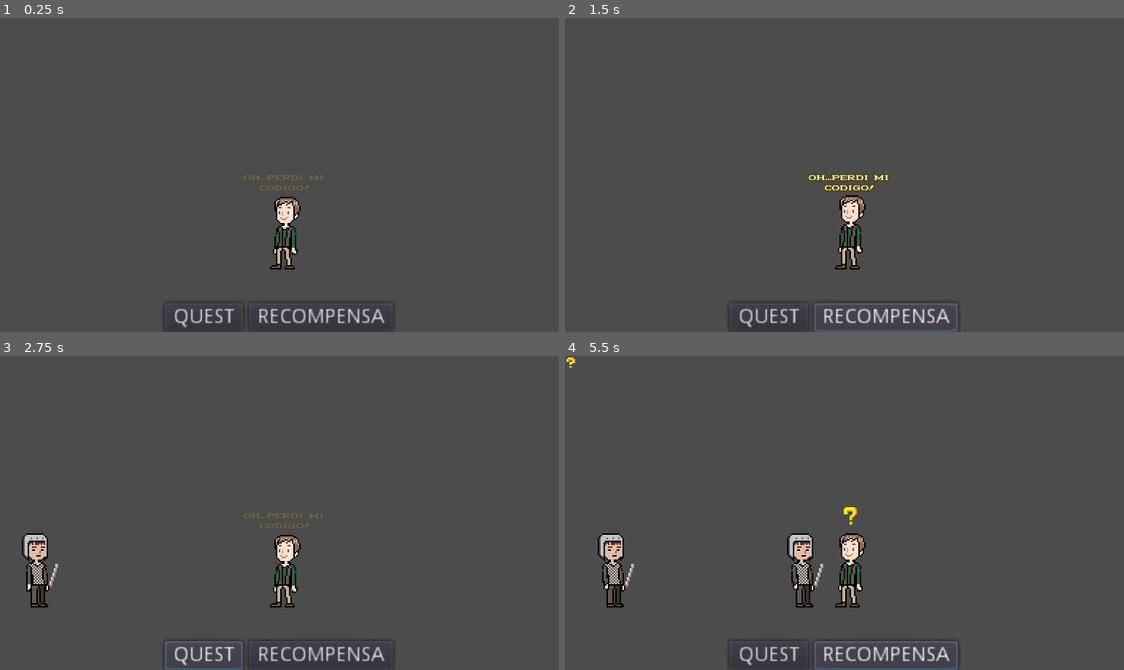
Above: before the commit, frames 1-4 (two rows, left to right).
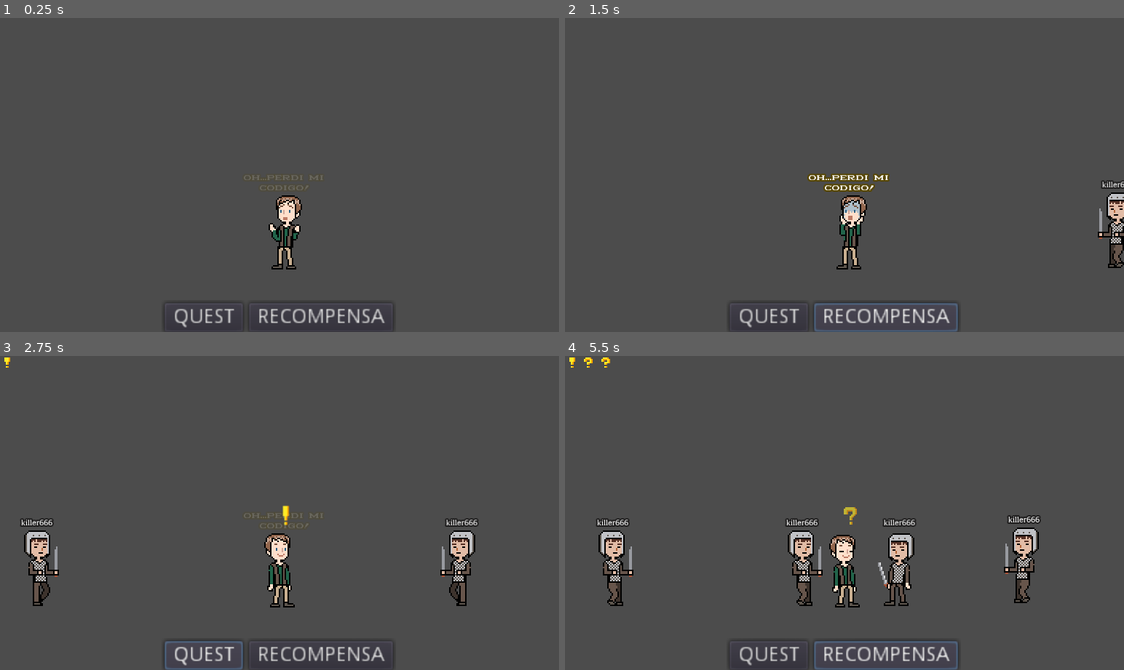
Above: after the commit, the same moments.

Repository: my-old-games/brokennpc
Game: Godot game, scene res://scenes/level/level0.tscn
The game is run twice, just before and just after one commit, with the same random seed, the same clock (stepped at 60 frames per second) and the same inputs. The project has no main scene, so this scene is started directly.
Inputs:
- Up to frame 1 (0.25 s): no input
- Up to frame 2 (1.5 s): click "QUEST" at 0.5 s; click "RECOMPENSA" at 1.25 s
- Up to frame 3 (2.75 s): click "QUEST" at 2 s
- Up to frame 4 (5.5 s): click "RECOMPENSA" at 2.75 s; click "QUEST" at 3.5 s; click "RECOMPENSA" at 4.25 s

The runs differ from the first frame. In frame 1, 0.6% of the frame differs, in the area x 48-55%, y 56-81%; in frame 2, 1.4%; in frame 3, 2.8%; in frame 4, 4.5%, in the area x 0-86%, y 0-81%.

Commit message:
“BROKEN NPC” - COMMIT 4 +  Version final arte NPC Common (Alejandra) +  Animaciones NPC Common: CRY, PANIC, EXPLAIN, DEFEAT, VICTORY +  Orientaciòn de NPC ante entrada en AREA +  Animación ante manejo de estado (set_status_animation(status)) +  Comportamiento al finalizar la animación +  Cola de efecto para iconos de estado +  Versión final arte PLAYER Common (Alejandra) +  Nombre de Jugador Export

Diff:
--- a/Project/scenes/level/level0.tscn
+++ b/Project/scenes/level/level0.tscn
@@ -28,6 +28,22 @@
 position = Vector2( -241.974, 158.273 )
 my_speed = Vector2( 50, 0 )
 
+[node name="playerCommon3" parent="." instance=ExtResource( 2 )]
+position = Vector2( -340.678, 158.273 )
+my_speed = Vector2( 50, 0 )
+
+[node name="playerCommon4" parent="." instance=ExtResource( 2 )]
+position = Vector2( 590.471, 149.949 )
+my_status = 1
+my_direcction = 0
+my_speed = Vector2( 50, 0 )
+
+[node name="playerCommon5" parent="." instance=ExtResource( 2 )]
+position = Vector2( 454.901, 152.327 )
+my_direcction = 0
+my_speed = Vector2( 50, 0 )
+my_name = "killer66"
+
 [node name="HUD" parent="." instance=ExtResource( 3 )]
 [connection signal="add_notification" from="npcCommon" to="HUD" method="_on_npc_add_notification"]
 [connection signal="delete_notification" from="npcCommon" to="HUD" method="_on_npc_delete_notification"]
--- a/Project/scenes/npc/npcCommon.tscn
+++ b/Project/scenes/npc/npcCommon.tscn
@@ -1,72 +1,225 @@
-[gd_scene load_steps=24 format=2]
-
-[ext_resource path="res://assets/npc/img/npcCommonVersion1.png" type="Texture" id=1]
+[gd_scene load_steps=56 format=2]
+
 [ext_resource path="res://scripts/npcManager.gd" type="Script" id=2]
+[ext_resource path="res://assets/npc/img/npcCommon.png" type="Texture" id=3]
 [ext_resource path="res://assets/gui/font/marietta-seven.ttf" type="DynamicFontData" id=5]
 
-[sub_resource type="AtlasTexture" id=1]
-atlas = ExtResource( 1 )
-region = Rect2( 128, 0, 32, 64 )
-
-[sub_resource type="AtlasTexture" id=2]
-atlas = ExtResource( 1 )
-region = Rect2( 160, 0, 32, 64 )
-
-[sub_resource type="AtlasTexture" id=3]
-atlas = ExtResource( 1 )
-region = Rect2( 192, 0, 32, 64 )
-
-[sub_resource type="AtlasTexture" id=4]
-atlas = ExtResource( 1 )
-region = Rect2( 224, 0, 32, 64 )
-
-[sub_resource type="AtlasTexture" id=5]
-atlas = ExtResource( 1 )
+[sub_resource type="AtlasTexture" id=33]
+atlas = ExtResource( 3 )
+region = Rect2( 0, 192, 32, 64 )
+
+[sub_resource type="AtlasTexture" id=34]
+atlas = ExtResource( 3 )
+region = Rect2( 32, 192, 32, 64 )
+
+[sub_resource type="AtlasTexture" id=35]
+atlas = ExtResource( 3 )
+region = Rect2( 64, 192, 32, 64 )
+
+[sub_resource type="AtlasTexture" id=36]
+atlas = ExtResource( 3 )
+region = Rect2( 96, 192, 32, 64 )
+
+[sub_resource type="AtlasTexture" id=37]
+atlas = ExtResource( 3 )
+region = Rect2( 64, 192, 32, 64 )
+
+[sub_resource type="AtlasTexture" id=38]
+atlas = ExtResource( 3 )
+region = Rect2( 96, 192, 32, 64 )
+
+[sub_resource type="AtlasTexture" id=39]
+atlas = ExtResource( 3 )
+region = Rect2( 64, 192, 32, 64 )
+
+[sub_resource type="AtlasTexture" id=40]
+atlas = ExtResource( 3 )
+region = Rect2( 96, 192, 32, 64 )
+
+[sub_resource type="AtlasTexture" id=47]
+atlas = ExtResource( 3 )
+region = Rect2( 0, 320, 32, 64 )
+
+[sub_resource type="AtlasTexture" id=48]
+atlas = ExtResource( 3 )
+region = Rect2( 32, 320, 32, 64 )
+
+[sub_resource type="AtlasTexture" id=49]
+atlas = ExtResource( 3 )
+region = Rect2( 64, 320, 32, 64 )
+
+[sub_resource type="AtlasTexture" id=50]
+atlas = ExtResource( 3 )
+region = Rect2( 96, 320, 32, 64 )
+
+[sub_resource type="AtlasTexture" id=51]
+atlas = ExtResource( 3 )
+region = Rect2( 64, 320, 32, 64 )
+
+[sub_resource type="AtlasTexture" id=52]
+atlas = ExtResource( 3 )
+region = Rect2( 96, 320, 32, 64 )
+
+[sub_resource type="AtlasTexture" id=62]
+atlas = ExtResource( 3 )
+region = Rect2( 0, 448, 32, 64 )
+
+[sub_resource type="AtlasTexture" id=63]
+atlas = ExtResource( 3 )
+region = Rect2( 32, 448, 32, 64 )
+
+[sub_resource type="AtlasTexture" id=64]
+atlas = ExtResource( 3 )
+region = Rect2( 64, 448, 32, 64 )
+
+[sub_resource type="AtlasTexture" id=65]
+atlas = ExtResource( 3 )
+region = Rect2( 96, 448, 32, 64 )
+
+[sub_resource type="AtlasTexture" id=25]
+atlas = ExtResource( 3 )
+region = Rect2( 0, 64, 32, 64 )
+
+[sub_resource type="AtlasTexture" id=26]
+atlas = ExtResource( 3 )
+region = Rect2( 32, 64, 32, 64 )
+
+[sub_resource type="AtlasTexture" id=27]
+atlas = ExtResource( 3 )
+region = Rect2( 64, 64, 32, 64 )
+
+[sub_resource type="AtlasTexture" id=28]
+atlas = ExtResource( 3 )
+region = Rect2( 96, 64, 32, 64 )
+
+[sub_resource type="AtlasTexture" id=29]
+atlas = ExtResource( 3 )
+region = Rect2( 0, 128, 32, 64 )
+
+[sub_resource type="AtlasTexture" id=30]
+atlas = ExtResource( 3 )
+region = Rect2( 32, 128, 32, 64 )
+
+[sub_resource type="AtlasTexture" id=31]
+atlas = ExtResource( 3 )
+region = Rect2( 64, 128, 32, 64 )
+
+[sub_resource type="AtlasTexture" id=32]
+atlas = ExtResource( 3 )
+region = Rect2( 96, 128, 32, 64 )
+
+[sub_resource type="AtlasTexture" id=53]
+atlas = ExtResource( 3 )
+region = Rect2( 0, 384, 32, 64 )
+
+[sub_resource type="AtlasTexture" id=54]
+atlas = ExtResource( 3 )
+region = Rect2( 32, 384, 32, 64 )
+
+[sub_resource type="AtlasTexture" id=55]
+atlas = ExtResource( 3 )
+region = Rect2( 64, 384, 32, 64 )
+
+[sub_resource type="AtlasTexture" id=56]
+atlas = ExtResource( 3 )
+region = Rect2( 96, 384, 32, 64 )
+
+[sub_resource type="AtlasTexture" id=57]
+atlas = ExtResource( 3 )
+region = Rect2( 64, 384, 32, 64 )
+
+[sub_resource type="AtlasTexture" id=58]
+atlas = ExtResource( 3 )
+region = Rect2( 96, 384, 32, 64 )
+
+[sub_resource type="AtlasTexture" id=60]
+atlas = ExtResource( 3 )
+region = Rect2( 64, 384, 32, 64 )
+
+[sub_resource type="AtlasTexture" id=61]
+atlas = ExtResource( 3 )
+region = Rect2( 96, 384, 32, 64 )
+
+[sub_resource type="AtlasTexture" id=41]
+atlas = ExtResource( 3 )
+region = Rect2( 0, 256, 32, 64 )
+
+[sub_resource type="AtlasTexture" id=42]
+atlas = ExtResource( 3 )
+region = Rect2( 32, 256, 32, 64 )
+
+[sub_resource type="AtlasTexture" id=43]
+atlas = ExtResource( 3 )
+region = Rect2( 64, 256, 32, 64 )
+
+[sub_resource type="AtlasTexture" id=44]
+atlas = ExtResource( 3 )
+region = Rect2( 96, 256, 32, 64 )
+
+[sub_resource type="AtlasTexture" id=45]
+atlas = ExtResource( 3 )
+region = Rect2( 64, 256, 32, 64 )
+
+[sub_resource type="AtlasTexture" id=46]
+atlas = ExtResource( 3 )
+region = Rect2( 96, 256, 32, 64 )
+
+[sub_resource type="AtlasTexture" id=21]
+atlas = ExtResource( 3 )
 region = Rect2( 0, 0, 32, 64 )
 
-[sub_resource type="AtlasTexture" id=6]
-atlas = ExtResource( 1 )
+[sub_resource type="AtlasTexture" id=22]
+atlas = ExtResource( 3 )
 region = Rect2( 32, 0, 32, 64 )
 
-[sub_resource type="AtlasTexture" id=7]
-atlas = ExtResource( 1 )
+[sub_resource type="AtlasTexture" id=23]
+atlas = ExtResource( 3 )
 region = Rect2( 64, 0, 32, 64 )
 
-[sub_resource type="AtlasTexture" id=8]
-atlas = ExtResource( 1 )
+[sub_resource type="AtlasTexture" id=24]
+atlas = ExtResource( 3 )
 region = Rect2( 96, 0, 32, 64 )
-
-[sub_resource type="AtlasTexture" id=9]
-atlas = ExtResource( 1 )
-region = Rect2( 0, 64, 32, 64 )
-
-[sub_resource type="AtlasTexture" id=10]
-atlas = ExtResource( 1 )
-region = Rect2( 32, 64, 32, 64 )
-
-[sub_resource type="AtlasTexture" id=11]
-atlas = ExtResource( 1 )
-region = Rect2( 64, 64, 32, 64 )
-
-[sub_resource type="AtlasTexture" id=12]
-atlas = ExtResource( 1 )
-region = Rect2( 96, 64, 32, 64 )
 
 [sub_resource type="SpriteFrames" id=13]
 animations = [ {
-"frames": [ SubResource( 1 ), SubResource( 2 ), SubResource( 3 ), SubResource( 4 ) ],
-"loop": true,
-"name": "GIVE_QUEST",
-"speed": 5.0
-}, {
-"frames": [ SubResource( 5 ), SubResource( 6 ), SubResource( 7 ), SubResource( 8 ) ],
+"frames": [ SubResource( 33 ), SubResource( 34 ), SubResource( 35 ), SubResource( 36 ), SubResource( 37 ), SubResource( 38 ), SubResource( 39 ), SubResource( 40 ) ],
+"loop": false,
+"name": "CRY",
+"speed": 5.0
+}, {
+"frames": [ SubResource( 47 ), SubResource( 48 ), SubResource( 49 ), SubResource( 50 ), SubResource( 51 ), SubResource( 52 ) ],
+"loop": false,
+"name": "EXPLAIN",
+"speed": 5.0
+}, {
+"frames": [ SubResource( 62 ), SubResource( 63 ), SubResource( 64 ), SubResource( 65 ) ],
+"loop": false,
+"name": "DEFEAT",
+"speed": 5.0
+}, {
+"frames": [ SubResource( 25 ), SubResource( 26 ), SubResource( 27 ), SubResource( 28 ) ],
+"loop": false,
+"name": "QUEST",
+"speed": 5.0
+}, {
+"frames": [ SubResource( 29 ), SubResource( 30 ), SubResource( 31 ), SubResource( 32 ) ],
+"loop": false,
+"name": "REWARD",
+"speed": 5.0
+}, {
+"frames": [ SubResource( 53 ), SubResource( 54 ), SubResource( 55 ), SubResource( 56 ), SubResource( 57 ), SubResource( 58 ), SubResource( 60 ), SubResource( 61 ) ],
+"loop": false,
+"name": "VICTORY",
+"speed": 5.0
+}, {
+"frames": [ SubResource( 41 ), SubResource( 42 ), SubResource( 43 ), SubResource( 44 ), SubResource( 45 ), SubResource( 46 ) ],
+"loop": false,
+"name": "PANIC",
+"speed": 5.0
+}, {
+"frames": [ SubResource( 21 ), SubResource( 22 ), SubResource( 23 ), SubResource( 24 ) ],
 "loop": true,
 "name": "IDLE",
-"speed": 5.0
-}, {
-"frames": [ SubResource( 9 ), SubResource( 10 ), SubResource( 11 ), SubResource( 12 ) ],
-"loop": true,
-"name": "GIVE_REWARD",
 "speed": 5.0
 } ]
 
@@ -119,8 +272,7 @@
 "values": [ Color( 1, 1, 1, 1 ), Color( 1, 1, 1, 0 ) ]
 }
 
-[sub_resource type="Animation" id=19]
-resource_name = "STATUS_SHOW"
+[sub_resource type="Animation" id=20]
 length = 1.5
 tracks/0/type = "value"
 tracks/0/path = NodePath("statusIcon:modulate")
@@ -142,7 +294,8 @@
 [node name="animatedSprite" type="AnimatedSprite" parent="."]
 position = Vector2( -0.803032, -11.3071 )
 frames = SubResource( 13 )
-animation = "IDLE"
+animation = "DEFEAT"
+frame = 3
 playing = true
 
 [node name="collisionShape2D" type="CollisionShape2D" parent="."]
@@ -189,7 +342,8 @@
 
 [node name="effectPlayer" type="AnimationPlayer" parent="."]
 anims/BLINK_DIALOG = SubResource( 18 )
-anims/STATUS_HIDE = SubResource( 20 )
-anims/STATUS_SHOW = SubResource( 19 )
+anims/STATUS_HIDE = SubResource( 19 )
+anims/STATUS_SHOW = SubResource( 20 )
+[connection signal="animation_finished" from="animatedSprite" to="." method="_on_animatedSprite_animation_finished"]
 [connection signal="body_entered" from="area2DVision" to="." method="_on_area2DVision_body_entered"]
 [connection signal="body_entered" from="area2DInteraction" to="." method="_on_area2DInteraction_body_entered"]
--- a/Project/scenes/player/playerCommon.tscn
+++ b/Project/scenes/player/playerCommon.tscn
@@ -1,38 +1,39 @@
-[gd_scene load_steps=13 format=2]
+[gd_scene load_steps=15 format=2]
 
+[ext_resource path="res://assets/player/playerCommon.png" type="Texture" id=1]
 [ext_resource path="res://scripts/playerManager.gd" type="Script" id=2]
-[ext_resource path="res://assets/player/playerCommonVersion1.png" type="Texture" id=3]
+[ext_resource path="res://assets/gui/font/damase_v.2.ttf" type="DynamicFontData" id=3]
 
 [sub_resource type="AtlasTexture" id=1]
-atlas = ExtResource( 3 )
+atlas = ExtResource( 1 )
 region = Rect2( 0, 0, 32, 64 )
 
 [sub_resource type="AtlasTexture" id=2]
-atlas = ExtResource( 3 )
+atlas = ExtResource( 1 )
 region = Rect2( 32, 0, 32, 64 )
 
 [sub_resource type="AtlasTexture" id=3]
-atlas = ExtResource( 3 )
+atlas = ExtResource( 1 )
 region = Rect2( 64, 0, 32, 64 )
 
 [sub_resource type="AtlasTexture" id=4]
-atlas = ExtResource( 3 )
+atlas = ExtResource( 1 )
 region = Rect2( 96, 0, 32, 64 )
 
 [sub_resource type="AtlasTexture" id=5]
-atlas = ExtResource( 3 )
+atlas = ExtResource( 1 )
 region = Rect2( 0, 64, 32, 64 )
 
 [sub_resource type="AtlasTexture" id=6]
-atlas = ExtResource( 3 )
+atlas = ExtResource( 1 )
 region = Rect2( 32, 64, 32, 64 )
 
 [sub_resource type="AtlasTexture" id=7]
-atlas = ExtResource( 3 )
+atlas = ExtResource( 1 )
 region = Rect2( 64, 64, 32, 64 )
 
 [sub_resource type="AtlasTexture" id=8]
-atlas = ExtResource( 3 )
+atlas = ExtResource( 1 )
 region = Rect2( 96, 64, 32, 64 )
 
 [sub_resource type="SpriteFrames" id=9]
@@ -52,18 +53,39 @@
 radius = 9.70898
 height = 22.2098
 
+[sub_resource type="DynamicFont" id=11]
+size = 6
+outline_size = 1
+outline_color = Color( 0.117647, 0.113725, 0.113725, 1 )
+use_filter = true
+font_data = ExtResource( 3 )
+
 [node name="playerCommon" type="KinematicBody2D"]
 collision_layer = 2
 script = ExtResource( 2 )
 my_direcction = 1
 my_speed = Vector2( 100, 0 )
+my_name = "killer666"
 
 [node name="animatedSprite" type="AnimatedSprite" parent="."]
-position = Vector2( 2.49551, -11.1227 )
+position = Vector2( 3, -12 )
 frames = SubResource( 9 )
 animation = "WALK"
-frame = 3
 playing = true
 
 [node name="collisionShape2D" type="CollisionShape2D" parent="."]
 shape = SubResource( 10 )
+
+[node name="name" type="Label" parent="."]
+margin_left = -20.4472
+margin_top = -43.8314
+margin_right = 19.5528
+margin_bottom = -29.8314
+custom_fonts/font = SubResource( 11 )
+text = "killer666"
+align = 1
+valign = 1
+autowrap = true
+__meta__ = {
+"_edit_use_anchors_": false
+}
--- a/Project/scripts/npcManager.gd
+++ b/Project/scripts/npcManager.gd
@@ -10,18 +10,18 @@
 
 func _ready():
 	$labelStateFix.text = "Oh...perdi mi codigo!"
-	$effectPlayer.play("BLINK_DIALOG")
+	$animatedSprite.play("PANIC")
+	$effectPlayer.queue("BLINK_DIALOG")
 
 func _on_area2DVision_body_entered(body):
+	$animatedSprite.flip_h = body.get_flip()
 	if   body.is_in_group(DATA.get_key_status(0)):
-		$effectPlayer.play("STATUS_HIDE")
-		$statusIcon.texture = load(ICON_ROUTE % str(0))
-		$effectPlayer.play("STATUS_SHOW")
+		set_icon_status(0)
+		$animatedSprite.play("IDLE")
 		emit_signal("add_notification", 0)
 	elif body.is_in_group(DATA.get_key_status(1)):
-		$effectPlayer.play("STATUS_HIDE")
-		$statusIcon.texture = load(ICON_ROUTE % str(1))
-		$effectPlayer.play("STATUS_SHOW")
+		set_icon_status(1)
+		$animatedSprite.play("IDLE")
 		emit_signal("add_notification", 1)
 	else:
 		pass
@@ -36,5 +36,29 @@
 		var key_status = DATA.get_key_status(status)
 		if request_player.front().is_in_group(key_status):
 			var player = request_player.pop_front()
+			set_status_animation(status)
 			player.set_status(false)
 			emit_signal("delete_notification")
+
+func set_status_animation(status):
+	match status:
+		0:
+			$animatedSprite.play("QUEST")
+		1:
+			$animatedSprite.play("REWARD")
+
+func set_icon_status(status):
+	$effectPlayer.queue("STATUS_HIDE")
+	$statusIcon.texture = load(ICON_ROUTE % str(status))
+	$effectPlayer.queue("STATUS_SHOW")
+
+func _on_animatedSprite_animation_finished():
+	match $animatedSprite.get_animation():
+		"PANIC":
+			print("GAME START")
+		"DEFEAT":
+			print("GAME OVER")
+		"VICTORY":
+			print("WIN")
+		_:
+			$animatedSprite.play("IDLE")
--- a/Project/scripts/playerManager.gd
+++ b/Project/scripts/playerManager.gd
@@ -5,6 +5,7 @@
 export(DATA.STATUS)      var my_status
 export(DATA.DIRECCTIONS) var my_direcction
 export(Vector2)          var my_speed
+export(String)           var my_name
 #VAR
 var flag_wait  = false
 var direcction
@@ -12,6 +13,9 @@
 func _ready():
 	add_to_group(DATA.get_key_status(my_status))
 	set_direcction()
+	$animatedSprite.flip_h = !my_direcction
+	if($animatedSprite.flip_h):
+		fix_flip()
 
 func _physics_process(_delta):
 	if !flag_wait:
@@ -20,11 +24,13 @@
 
 func waiting(status):
 	flag_wait = status
+	$animatedSprite.play("IDLE")
 
 func switch_dir():
 	my_direcction = !my_direcction
 	set_direcction()
 	$animatedSprite.set_flip_h(!$animatedSprite.flip_h)
+	$animatedSprite.play("WALK")
 
 func set_direcction():
 	direcction = DATA.RIGHT if my_direcction else DATA.LEFT
@@ -32,3 +38,9 @@
 func set_status(status):
 	waiting(status)
 	switch_dir()
+
+func get_flip():
+	return $animatedSprite.flip_h
+
+func fix_flip():
+	$animatedSprite.position.x = $animatedSprite.position.x * -1
Binary file added: Project/assets/gui/font/damase_v.2.ttf
Binary file added: Project/assets/npc/img/npcCommon.png
Not shown, changed: Project/assets/npc/img/npcCommon.png.import
Binary file removed: Project/assets/npc/img/npcCommonVersion1.png
Binary file added: Project/assets/player/playerCommon.png
Not shown, changed: Project/assets/player/playerCommon.png.import
Binary file removed: Project/assets/player/playerCommonVersion1.png
Not shown: 1 places in Project/scenes/npc/npcCommon.tscn that only renumber resources
Not shown, added: Assets/gui/fonts/mph_2b_damase/damase_v.2.ttf
Not shown, added: Assets/npc/desing/npcCommonVersionFinal.pyxel
Not shown, added: Assets/npc/img/npcCommon.png
Not shown, added: Assets/player/desing/playerCommonVersionFinal.pyxel
(and 2 more such lines)
